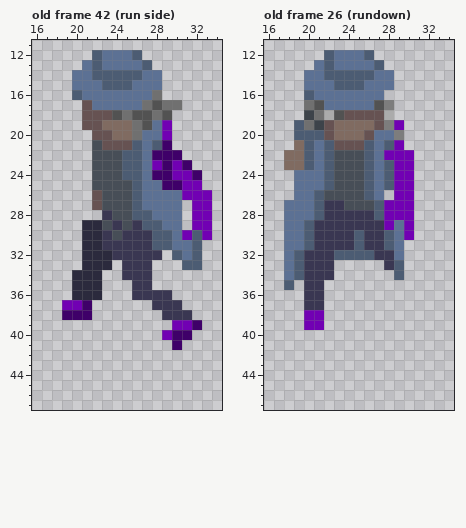
Pixel-art file -- Game Arts/ase files/Character.ase. The first picture shows the starting point.
48x48 pixels, 83 frames. Shown: old frame 42 (run side): x 16..34, y 11..47; old frame 26 (rundown): x 16..34, y 11..47. The commit also changed other frames, which this record leaves out.
After:
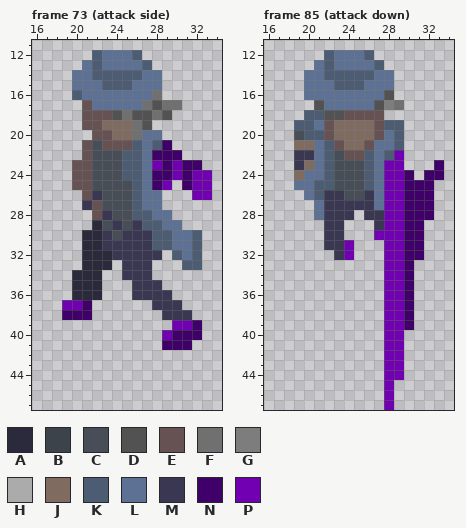
Palette (. is transparent): A #2b2a3d  B #3d434a  C #474e57  D #525252  E #665252  F #707070  G #7d7d7d  H #ababab  J #806b61  K #4c5c73  L #5c7194  M #3a3752  N #3f0069  P #7100b3
A new or re-ordered frame is compared with the old frame closest to it.
Diff:
frames 83 -> 101
Changed rows in their new state; - is an unchanged pixel.
Frame 73 (attack side) is new; against old frame 42 (run side), layers "Layer 2", "Layer 1":
first column x 20:
19 --------..----
20 ---------.----
21 -E------------
22 -E------------
23 EE----------N-
24 EE---------NPP
25 EE------NP.N-P
26 -EM------...--
27 -M-------..-..
28 --E-------.-..
29 -.----------..
30 -----------L-.
first column x 28:
35 M
first column x 29:
40 ---N
41 N-N-
Frame 85 (attack down) is new; against old frame 26 (rundown), layers "Layer 2", "Layer 1":
first column x 18:
16 --L-------D-----
17 --.--------F----
18 --KKD-----.-----
19 --KL------KK----
20 -C------JE-K----
21 --J---JJE-LK----
22 .MM---EE--K-.---
23 .MJ-------P-.--N
24 -J--------P-N-NN
25 ---K------P-NNN-
26 -.--MM--M-P-NNN-
27 ...L--MMML--NNN-
28 ...L---.-M--NNN-
29 ....--...--PNN--
30 ....--...PPPNN--
31 ....--P...PPNN--
32 .....MP...PPNN--
33 .....-----PPN---
34 .....-----PPN---
35 .-..------PPN---
36 --..------PPN---
37 --..------PPN---
38 --..------PPN---
39 --..------PPN---
40 ----------PP----
41 ----------PP----
42 ----------PP----
43 ----------PP----
44 ----------PP----
45 ----------P-----
46 ----------P-----
47 ----------P-----
Pixel boxes of the changes (left, top, right, bottom) in both pictures:
changed: (152, 120, 212, 240)
changed: (72, 140, 102, 230)
added: (152, 280, 202, 350)
changed: (284, 90, 444, 410)
